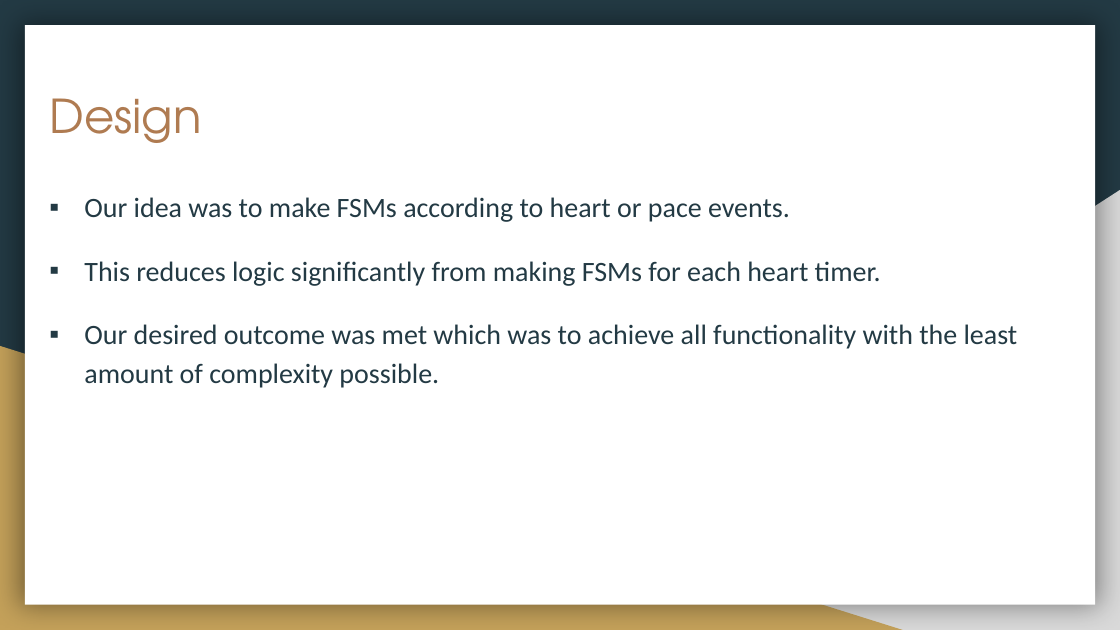
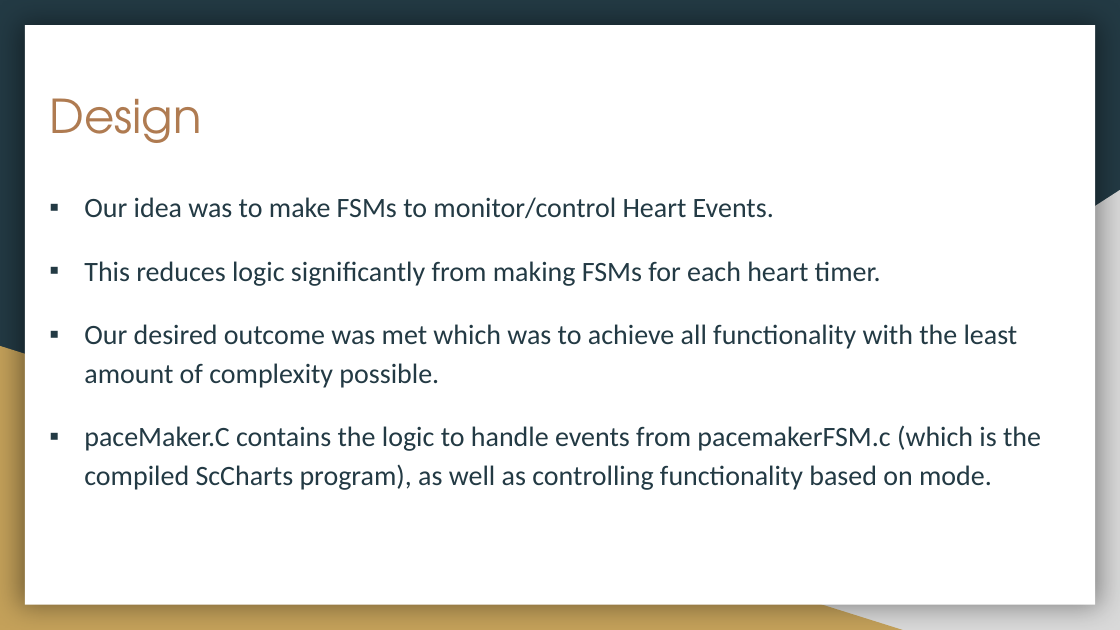
Before and after one commit to fsan110/Compsys303, a slide deck: slide 2 of DDD Pacemaker.pptx. Drawn at 1120x630 pixels with LibreOffice and Linux fonts; fonts in the diff are those of the drawing. Boxes give left, top, right and bottom in pixels: in the first picture for what was removed or moved away, otherwise in the second. Text is boxed around its words. In the diff, an @@ line names an element or a change of style, - is before the commit and + after.

```diff
--- a/DDD Pacemaker.pptx
+++ b/DDD Pacemaker.pptx
@@ text at [84,197,774,219]: text changed @@
-▪ Our idea was to make FSMs according to heart or pace events.
+▪ Our idea was to make FSMs to monitor/control Heart Events.
@@ text at [84,425,1041,490]: paragraph added @@
+▪ paceMaker.C contains the logic to handle events from pacemakerFSM.c (which is the compiled ScCharts program), as well as controlling functionality based on mode.
```
Also in this commit, not shown: 2 other slides changed, 2 other files.
